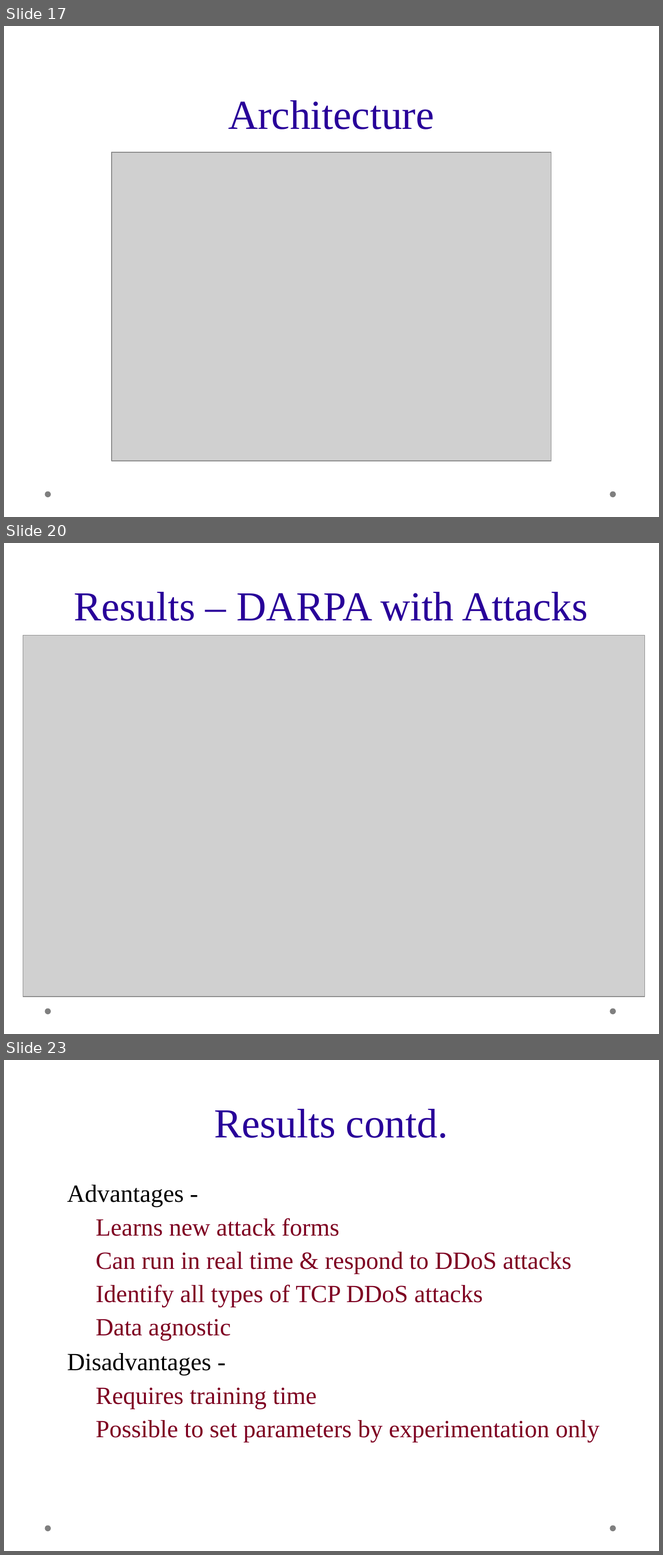
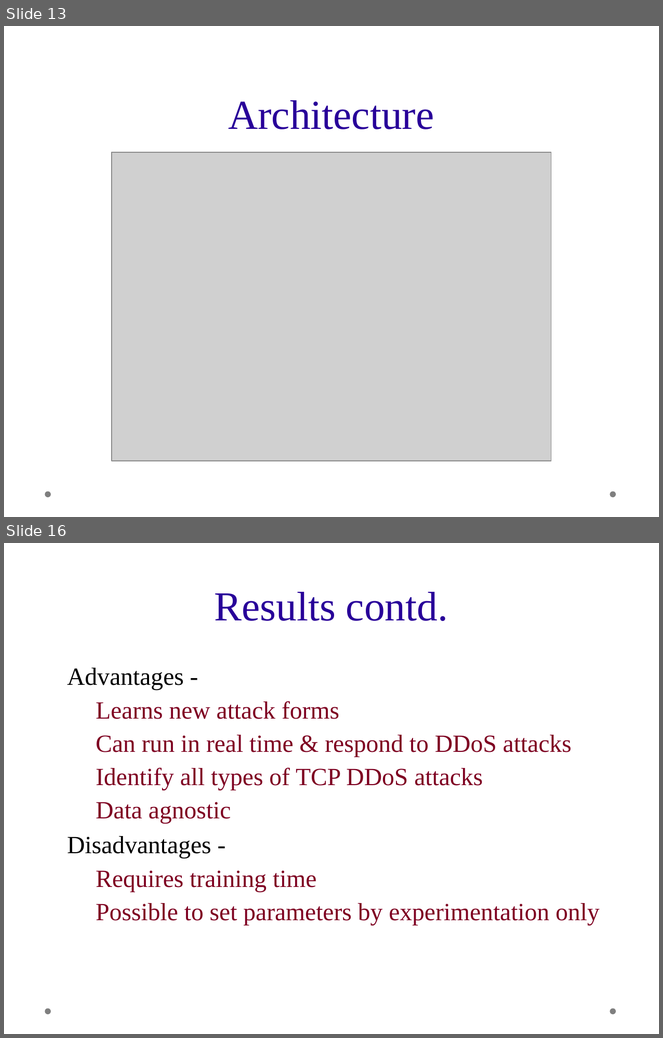
Before and after one commit to mahidharc/drdo.ids, a slide deck: presentation.odp. Shown one above the other, each under a label of ours: slides 17, 20 and 23 before the commit, slides 13 and 16 after it; the slides between them are not shown. The pictures are 663x1555 and 663x1038 pixels, drawn with LibreOffice and Linux fonts; fonts in the diff are those of the drawing; grey boxes stand for pictures; background and template pictures are left out. Boxes give left, top, right and bottom in pixels: in the first picture for what was removed or moved away, otherwise in the second. Text is boxed around its words. In the diff, an @@ line names an element or a change of style, - is before the commit and + after.

```diff
--- a/presentation.odp
+++ b/presentation.odp
@@ slide 20 removed at <box>4,543,659,1034</box>, background picture (left out); not listed: 2 template elements that a slide beside it also shows @@
@@ title removed at <box>74,592,588,621</box> @@
-Results – DARPA with Attacks
@@ picture removed at <box>23,636,646,997</box> @@
@@ what was slide 17 is now slide 13 @@
@@ what was slide 23 is now slide 16 @@
```
Also in this commit, not shown: 2 slides changed, 2 slides added, 9 other slides removed.
